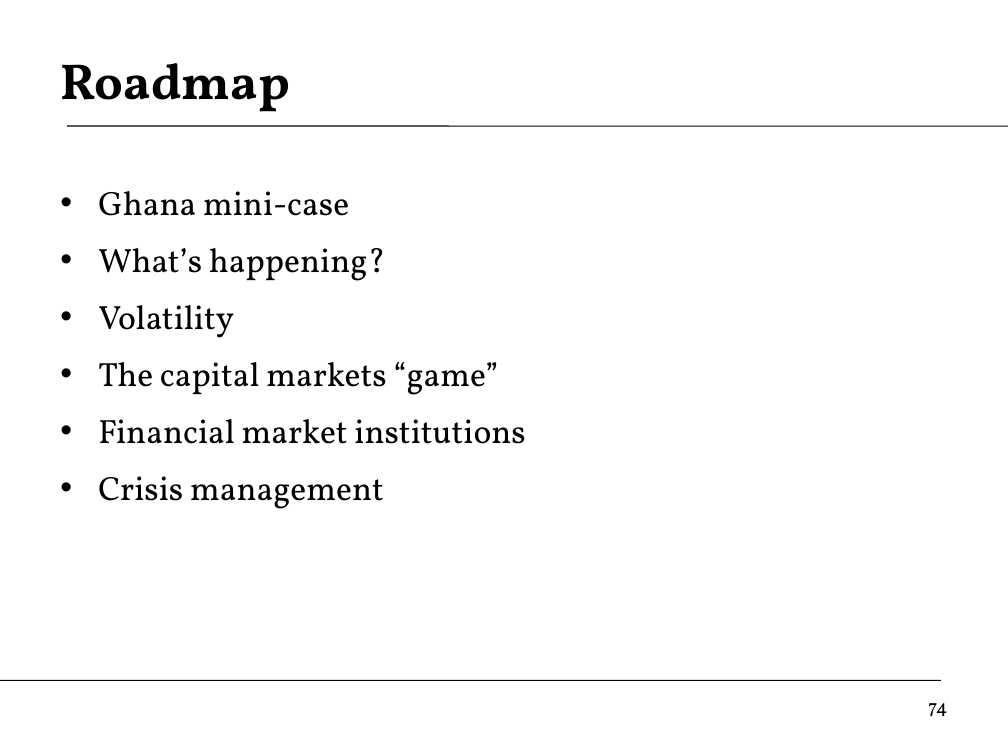
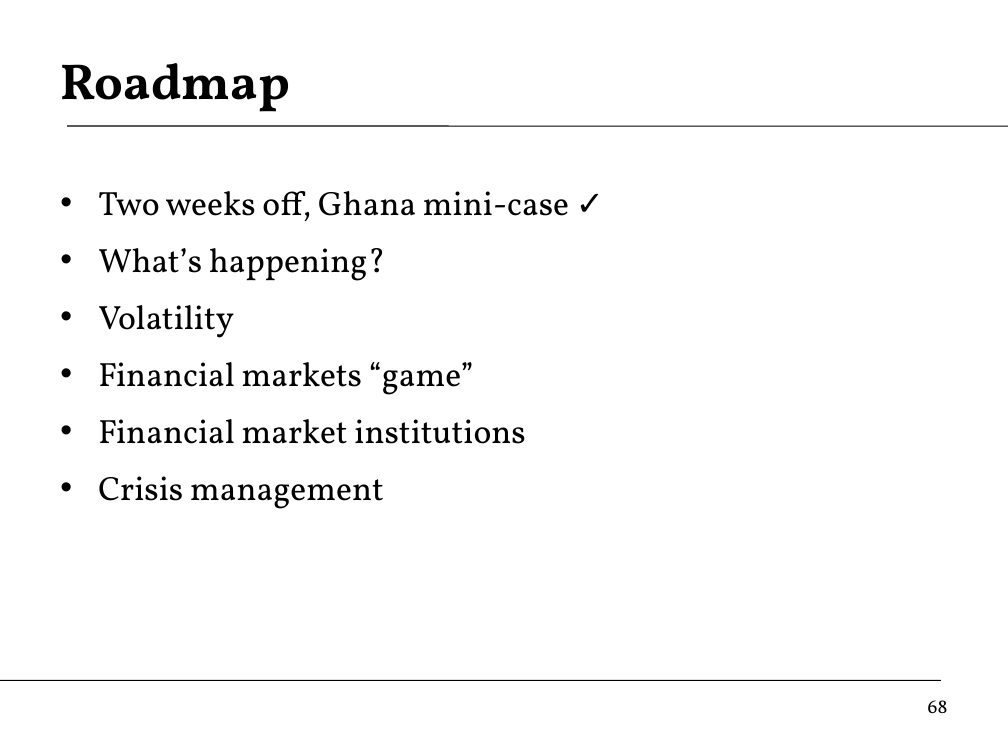
Before and after one commit to DaveBackus/Global_Economy, a slide deck: slide 68 of Slides/slides_labcap_f14.pptx (slide 74 before the commit). Drawn at 1008x756 pixels with LibreOffice and Linux fonts; fonts in the diff are those of the drawing. Boxes give left, top, right and bottom in pixels: in the first picture for what was removed or moved away, otherwise in the second. Text is boxed around its words. In the diff, an @@ line names an element or a change of style, - is before the commit and + after.

```diff
--- a/Slides/slides_labcap_f14.pptx
+++ b/Slides/slides_labcap_f14.pptx
@@ text at [98,191,569,221]: text changed @@
-• Ghana mini-case
+• Two weeks off, Ghana mini-case ✓
@@ text at [98,362,474,395]: text changed @@
-• The capital markets “game”
+• Financial markets “game”
@@ page number at [928,700,948,714]: text changed @@
-74
+68
```
Also in this commit, not shown: 32 other slides changed, 14 slides added, 8 slides removed, 27 other files.
